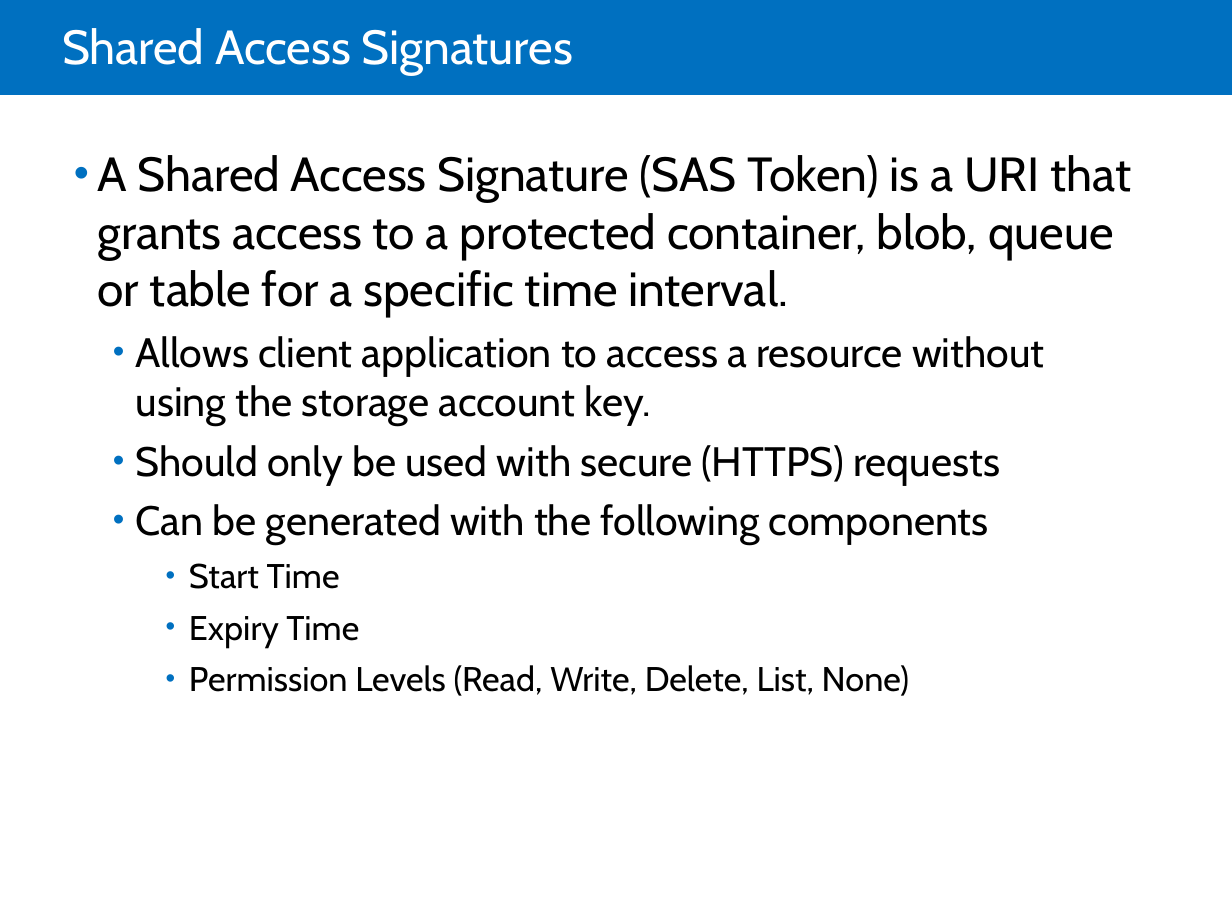
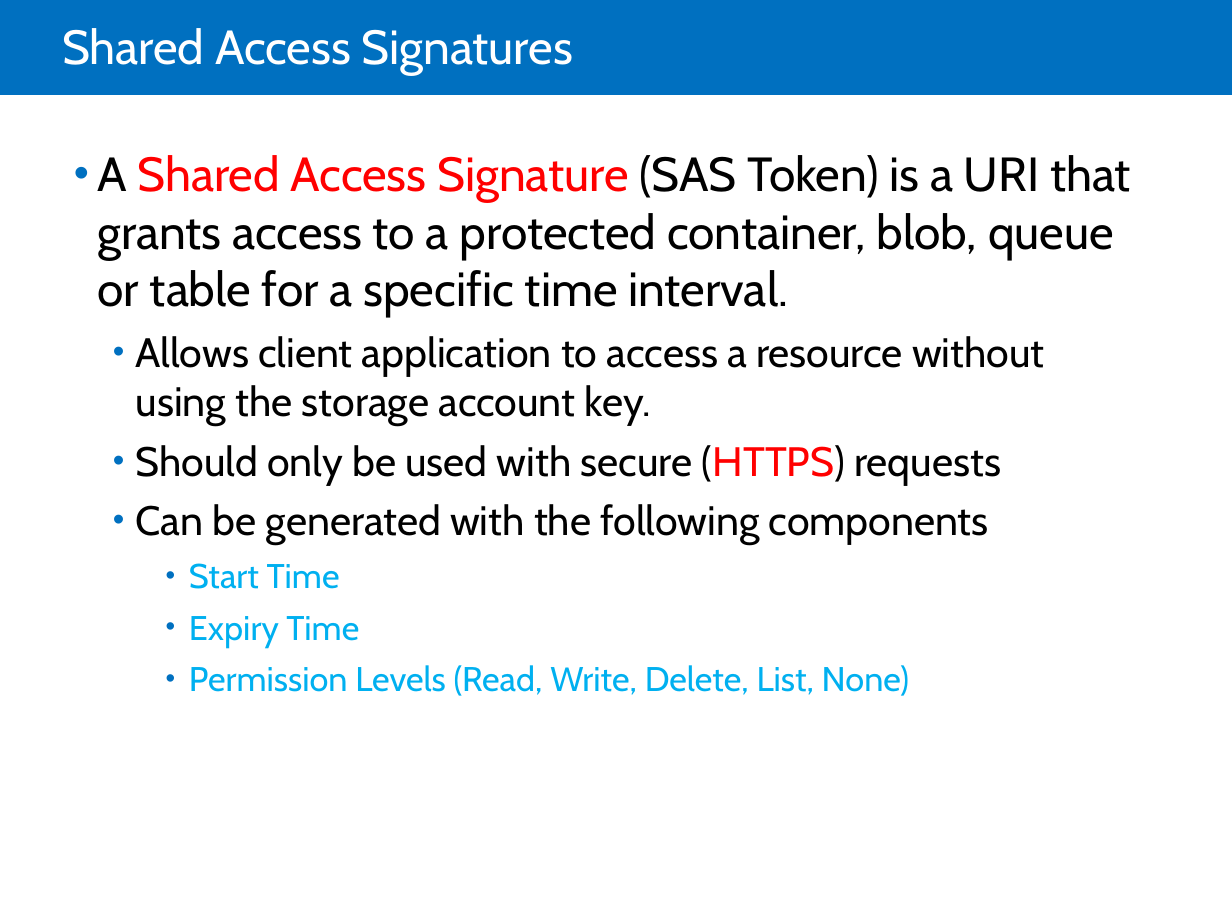
Before and after one commit to LarsKjeldsen/Kursus-az203, a slide deck: slide 12 of MOC/Module 07 Storing and Consuming Files from Azure Storage/20532C-07.pptx. Drawn at 1232x924 pixels with LibreOffice and Linux fonts; fonts in the diff are those of the drawing. Boxes give left, top, right and bottom in pixels: in the first picture for what was removed or moved away, otherwise in the second. Text is boxed around its words. In the diff, an @@ line names an element or a change of style, - is before the commit and + after.

```diff
--- a/MOC/Module 07 Storing and Consuming Files from Azure Storage/20532C-07.pptx
+++ b/MOC/Module 07 Storing and Consuming Files from Azure Storage/20532C-07.pptx
@@ text at <box>97,155,1131,696</box>: text colour #000000 to #FF0000 in "Shared Access Signature", "(HTTPS)"; text colour #000000 to #00B0F0 in "Start Time", "Expiry Time", "Permission Levels (Read, Write, Delete, List, None)" @@
```
Also in this commit, not shown: 10 other slides changed, 1 other file.
